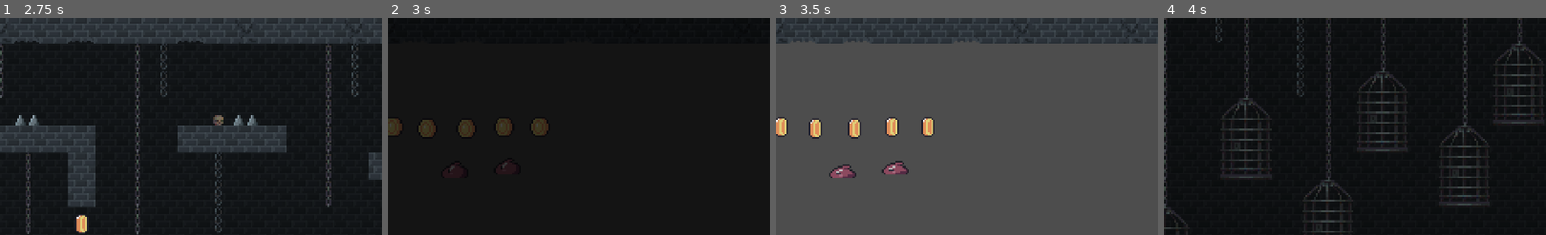
Above: before the commit, frames 1-4 (left to right).
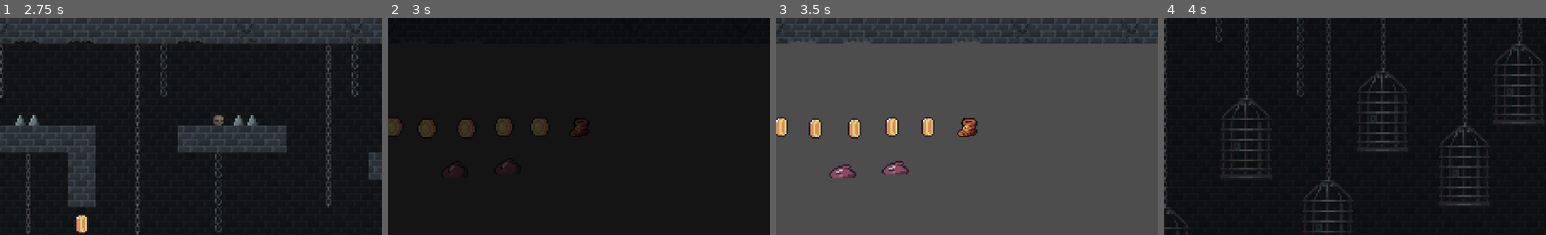
Above: after the commit, the same moments.

Repository: rubengm82/knight-hop
Game: Godot game, scene res://src/stages/main_scene.tscn
Two runs of this game, one before a commit and one after it. Both use one fixed random seed, a clock stepped at 60 frames per second and the inputs below. Sound files missing from this copy of the repository are replaced by a short silence.
Inputs:
- Up to frame 1 (2.75 s): tap Enter at 0.5 s; hold Right (move_right) 0.53-2.03 s; tap N (next_level) at 0.6, 1.35, 2.1 s; tap Space (move_jump) at 0.77, 1.52 s; hold Left (move_left) from 2.03 s (still down)
- Up to frame 2 (3 s): release Left (move_left) at 2.78 s; hold Right (move_right) from 2.78 s (still down); tap N (next_level) at 2.85 s
- Up to frame 3 (3.5 s): keep holding Right (move_right); tap Space (move_jump) at 3.02 s
- Up to frame 4 (4 s): keep holding Right (move_right); tap N (next_level) at 3.6 s; tap Space (move_jump) at 3.77 s
The pictures show only the part of the screen within x 20-70%, y 7-56%; the shares and areas given below are measured in that part.

Frame 1 is identical in both runs. In frame 2, less than 0.1% of the frame differs, in the area x 47-52%, y 46-55%; in frame 3, 0.4%, in the area x 47-53%, y 46-55%; in frame 4, nothing differs.

Commit message:
Added logica de la bota con doble salto para stages especiales

Diff:
--- /dev/null
+++ b/src/items/boots.gd
@@ -0,0 +1,17 @@
+extends Area2D
+
+@onready var sprite: Sprite2D = $Sprite2D
+@onready var collision_shape_2d: CollisionShape2D = $Collision
+
+func _ready():
+	body_entered.connect(_on_body_entered)
+
+func _on_body_entered(body: Node2D) -> void:
+	if body.is_in_group("knight"):
+		# Enable double jump for knight
+		body.ENABLE_DOUBLE_JUMP = true
+		# Hide and disable collision
+		sprite.visible = false
+		collision_shape_2d.set_deferred("disabled", true)
+		# Queue free after a short delay or immediately
+		queue_free()
--- a/src/items/boots.tscn
+++ b/src/items/boots.tscn
@@ -1,11 +1,15 @@
 [gd_scene format=3 uid="uid://su11wivhe7pl"]
 
 [ext_resource type="Texture2D" uid="uid://cn2yu8c8aadf8" path="res://assets/graphics/sprites/boots.png" id="1_mn53a"]
+[ext_resource type="Script" uid="uid://glbwcnehv1vd" path="res://src/items/boots.gd" id="2_boots"]
 
 [sub_resource type="RectangleShape2D" id="RectangleShape2D_33fxc"]
 size = Vector2(12, 12)
 
-[node name="Boots" type="Node2D" unique_id=1536940765]
+[node name="Boots" type="Area2D" unique_id=1536940765]
+collision_layer = 0
+collision_mask = 4
+script = ExtResource("2_boots")
 
 [node name="Sprite2D" type="Sprite2D" parent="." unique_id=555297025]
 scale = Vector2(0.75, 0.75)
--- a/src/knight/knight.gd
+++ b/src/knight/knight.gd
@@ -18,7 +18,7 @@
 const DOUBLE_JUMP_VELOCITY := -200.0	# El segundo salto sea inferior al primero
 const JUMP_FORCE := -350.0				# Fuerza aplicada mientras mantienes la tecla de salto
 const MAX_JUMPS := 2					# Número máximo de saltos (1 = normal, 2 = doble salto)
-const ENABLE_DOUBLE_JUMP := false		# Habilitar o deshabilitar el doble salto
+var ENABLE_DOUBLE_JUMP := false		    # Habilitar o deshabilitar el doble salto
 
 const DROP_THROUGH_HOLD_TIME := 0.05	# Tiempo mínimo que debes mantener abajo para poder caer
 
--- a/src/stages/stage_05.tscn
+++ b/src/stages/stage_05.tscn
@@ -9,6 +9,7 @@
 [ext_resource type="PackedScene" uid="uid://cq0jnaj0mj8ox" path="res://src/items/door.tscn" id="7_yt2x1"]
 [ext_resource type="PackedScene" uid="uid://bykwtetbrnnv0" path="res://src/items/coin.tscn" id="8_ehb2f"]
 [ext_resource type="PackedScene" uid="uid://ci2of6nhbsiik" path="res://src/knight/knight.tscn" id="9_gxxer"]
+[ext_resource type="PackedScene" uid="uid://su11wivhe7pl" path="res://src/items/boots.tscn" id="10_boots"]
 
 [node name="Stage_05" type="Node2D" unique_id=1301223828]
 script = ExtResource("1_mk001")
@@ -54,5 +55,8 @@
 [node name="Coin5" parent="." unique_id=545103613 instance=ExtResource("8_ehb2f")]
 position = Vector2(91, 81)
 
+[node name="Boots" parent="." unique_id=123456789 instance=ExtResource("10_boots")]
+position = Vector2(200, 81)
+
 [node name="Knight" parent="." unique_id=1393028123 instance=ExtResource("9_gxxer")]
 position = Vector2(24, 240)
Not shown, added: src/items/boots.gd.uid
